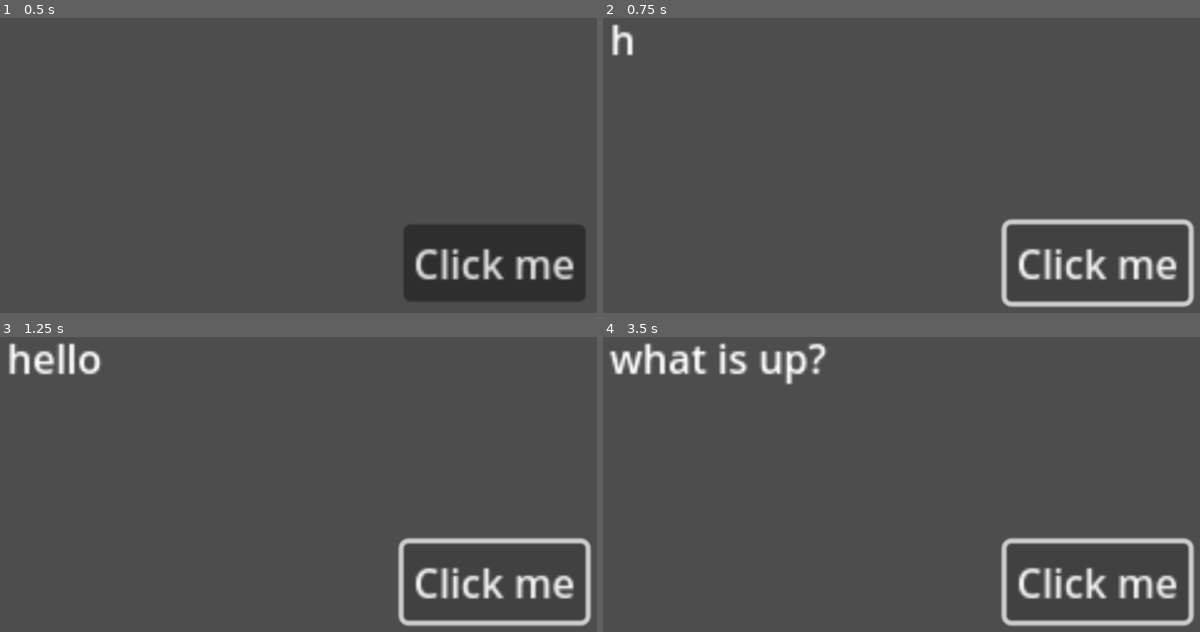
Above: before the commit, frames 1-4 (two rows, left to right).
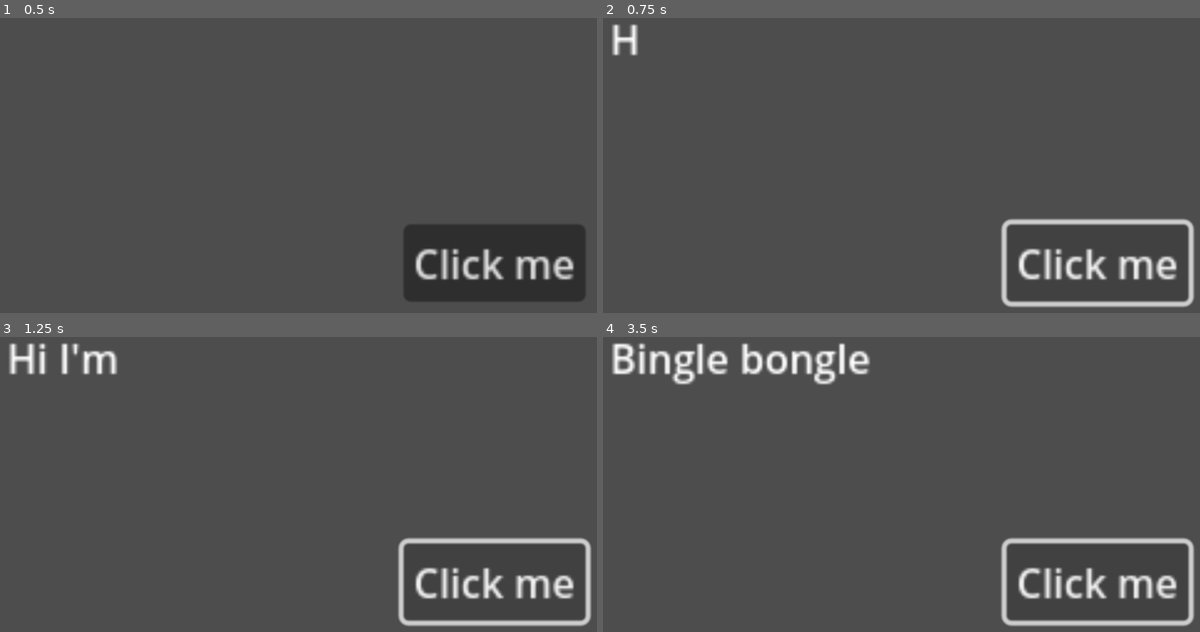
Above: after the commit, the same moments.

Repository: DominiqueDomo/Project-Domzoke
Game: Godot game, scene res://main.tscn
Same seed, same stepped clock (60 frames per second), same inputs: the game is played once before the commit and once after it.
Inputs:
- Up to frame 1 (0.5 s): no input
- Up to frame 2 (0.75 s): click "Click me" at 0.5 s
- Up to frame 3 (1.25 s): no input
- Up to frame 4 (3.5 s): click "Click me" at 1.25 s; click "Click me" at 2 s

Frame 1 is identical in both runs. In frame 2, 0.3% of the frame differs, in the area x 1-6%, y 2-13%; in frame 3, 1.2%; in frame 4, 3.2%, in the area x 1-45%, y 2-17%.
Error before the commit: Parse Error: Function "setup_convo()" not found in base self. (res://main.gd:6)

Commit message:
sixth commit
Dialogue input major breakthrough finish up

Diff:
--- /dev/null
+++ b/JSON/JSONTest.json
@@ -0,0 +1,25 @@
+{
+  "Conversations": {
+    "AAAA": {
+      "convlength": 6,
+      "str1": "Hi I'm Domo",
+      "pose1": "Wave",
+      "char1": "Domo",
+      "pos1": "left",
+      "str2": "Bingle bongle",
+      "str3": "I love ninjago!",
+      "str4": "Woop woop wa wa",
+      "str5": "Hvdhsuigdih",
+      "str6": "Hvdhsjghjsgjh"
+    },
+    "AAAB": {
+      "convlength": 6,
+      "str1": "Hi I'm evil Domo",
+      "str2": "Bangle boongle",
+      "str3": "I hate ninjago grrrrr!",
+      "str4": "Weep weep we we",
+      "str5": "ninjago dragons rising is da best",
+      "str6": "Evil Tomo come join me in evil land"
+    }
+  }
+}
--- a/dialogue.gd
+++ b/dialogue.gd
@@ -7,13 +7,10 @@
 
 func _ready() -> void:
 	Global.display_label_text.connect(display_label_text)
+	Global.setup_convo.connect(setup_convo)
+
 			# Load the JSON file
-	var array = ["hello", "what is up?", "woop woop wa wa", "yippie"]
 
-	for i in range(array.size()):
-		Global.text_array.push_back(array[i])
-		#print(i)
-		#print(Global.text_array[i])
 func setup_convo(convo):
 	var file = FileAccess.open("res://JSON/JSONTest.json", FileAccess.READ)
 	if file:
@@ -52,6 +49,7 @@
 	else:
 		print("File not found: res://JSON/JSONTest.json")
 	pass
+
 func display_label_text():
 	dialogue.visible_ratio = 0
 
--- a/global.gd
+++ b/global.gd
@@ -5,3 +5,5 @@
 var gatekeeping = false
 
 signal display_label_text
+
+signal setup_convo
--- a/main.gd
+++ b/main.gd
@@ -3,8 +3,8 @@
 # Called when the node enters the scene tree for the first time.
 
 func _ready() -> void:
-	setup_convo("AAAA")
-	pass
+	Global.setup_convo.emit("AAAA")
+	Global.setup_convo.emit("AAAB")
 
 # Called every frame. 'delta' is the elapsed time since the previous frame.
 func _process(_delta: float) -> void:
Not shown, added: dia181A.tmp
